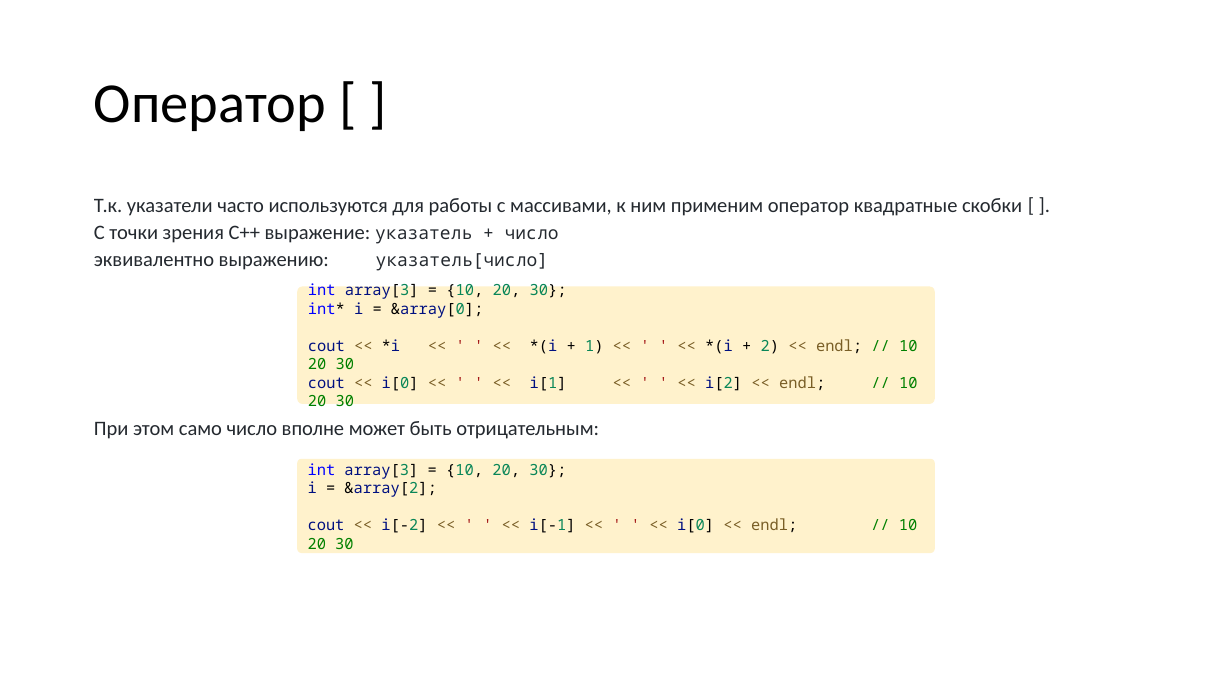
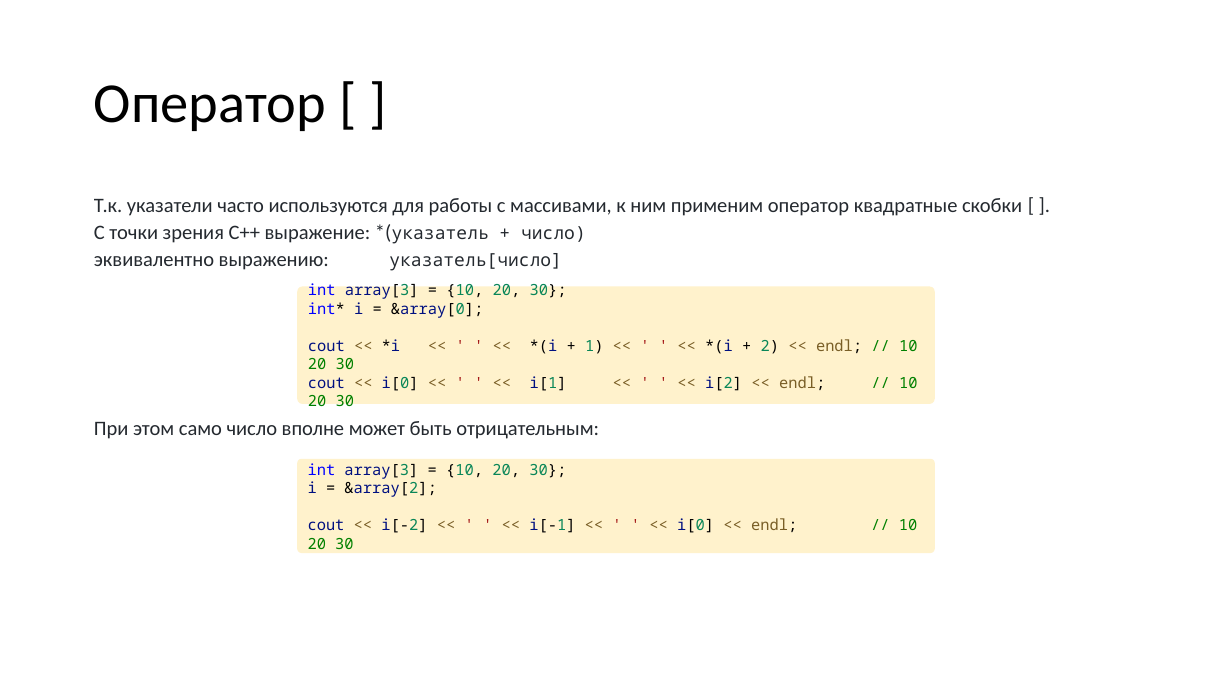
Before and after one commit to VladimirChabanov/alg_and_prog_2025, a slide deck: slide 32 of 01_lectures/lecture_09/presentation_cpp.pptx. Drawn at 1232x693 pixels with LibreOffice and Linux fonts; fonts in the diff are those of the drawing. Boxes give left, top, right and bottom in pixels: in the first picture for what was removed or moved away, otherwise in the second. Text is boxed around its words. In the diff, an @@ line names an element or a change of style, - is before the commit and + after.

```diff
--- a/01_lectures/lecture_09/presentation_cpp.pptx
+++ b/01_lectures/lecture_09/presentation_cpp.pptx
@@ text at <box>94,225,586,244</box>: text changed @@
-С точки зрения C++ выражение: указатель + число
+С точки зрения C++ выражение: *(указатель + число)
```
Also in this commit, not shown: 3 other slides changed, 2 other files.
